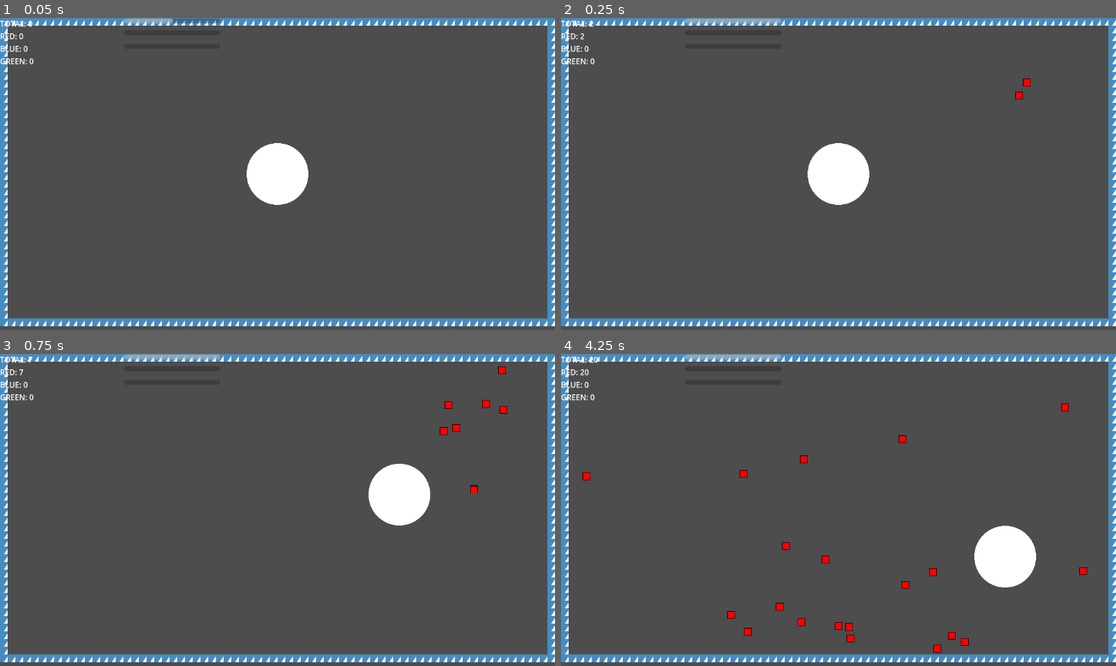
Above: before the commit, frames 1-4 (two rows, left to right).
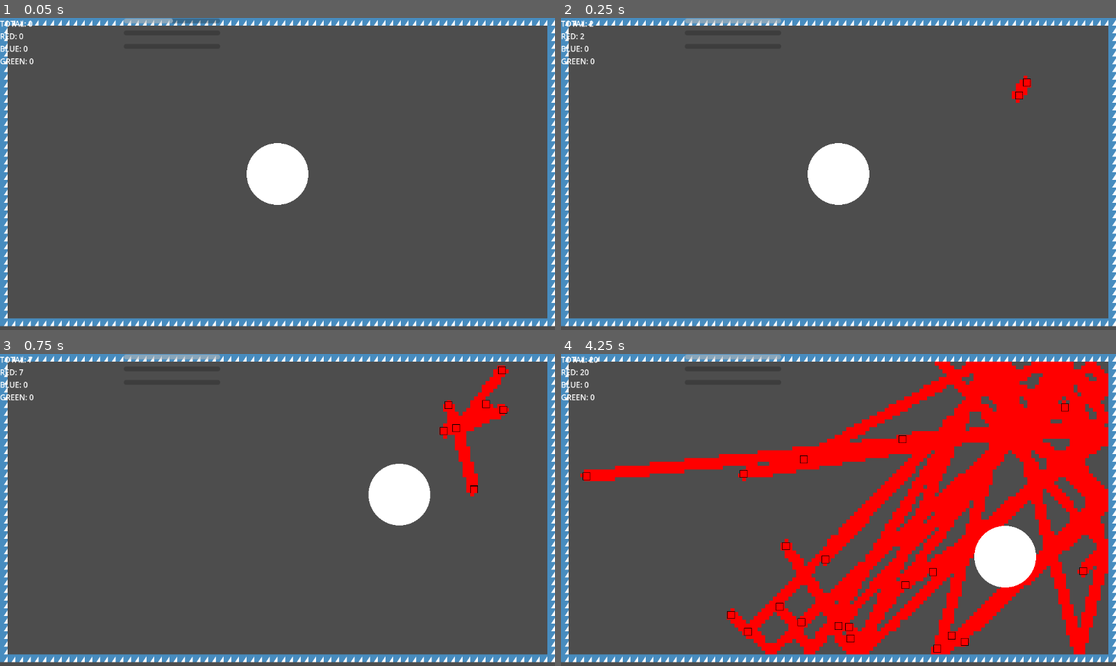
Above: after the commit, the same moments.

Repository: CWmain/island
Game: Godot game, scene res://scenes/main.tscn
Two runs of this game, one before a commit and one after it. Both use one fixed random seed, a clock stepped at 60 frames per second and the inputs below. The engine's default icon, where the game draws it, is replaced by a stand-in: a white triangle on a blue panel in a dark square.
Inputs (mouse positions are in pixels of both pictures, inside the frame that each line leads up to):
- Up to frame 1 (0.05 s): no input
- Up to frame 2 (0.25 s): no input
- Up to frame 3 (0.75 s): move the mouse to (399, 494) at 0.52 s; tap Mouse wheel down (CycleDown) at 0.6 s
- Up to frame 4 (4.25 s): move the mouse to (727, 525) at 1.27 s; tap Mouse wheel up (CycleUp) at 1.35, 2.85 s; move the mouse to (894, 441) at 2.02 s; tap Mouse wheel down (CycleDown) at 2.1, 3.6 s; move the mouse to (810, 572) at 2.77 s; move the mouse to (1005, 556) at 3.52 s

Frame 1 is identical in both runs. In frame 2, 0.1% of the frame differs, in the area x 81-85%, y 18-28%; in frame 3, 1.3%; in frame 4, 30%, in the area x 3-99%, y 2-97%.

Commit message:
Added comments to clarify what I will work on next, re-added trail and moved it beneath the world border to stop those pixels from appearing on the edge. Need create a fun interaction with the world space, currently feels extreamly low impact. That will be the main goal for tommorow

Diff:
--- a/objects/soliderManager/solider_manager.gd
+++ b/objects/soliderManager/solider_manager.gd
@@ -42,7 +42,7 @@
 		spawners[Solider.soliderColor.RED].orderSoliders(20)
 	if timer > 5 and !b:
 		b = true
-		spawners[Solider.soliderColor.BLUE].orderSoliders(10)
+		spawners[Solider.soliderColor.BLUE].orderSoliders(100)
 	if timer > 7 and !c:
 		c = true
 		spawners[Solider.soliderColor.GREEN].orderSoliders(30)
--- a/scenes/main.tscn
+++ b/scenes/main.tscn
@@ -8,6 +8,17 @@
 [ext_resource type="PackedScene" uid="uid://b88cvbbpgmfls" path="res://UI/solider_counter.tscn" id="4_jyhfs"]
 [ext_resource type="PackedScene" uid="uid://d2bg1h0guxdf4" path="res://objects/conversionZone/conversion_zone.tscn" id="5_tbgi4"]
 [ext_resource type="PackedScene" uid="uid://c7q4dvrm0i430" path="res://objects/immortalityField/immortality_field.tscn" id="6_tefeu"]
+
+[sub_resource type="TileSetAtlasSource" id="TileSetAtlasSource_tipki"]
+texture = ExtResource("2_o6xl0")
+texture_region_size = Vector2i(8, 8)
+0:0/0 = 0
+1:0/0 = 0
+2:0/0 = 0
+
+[sub_resource type="TileSet" id="TileSet_85g3d"]
+tile_size = Vector2i(8, 8)
+sources/0 = SubResource("TileSetAtlasSource_tipki")
 
 [sub_resource type="TileSetAtlasSource" id="TileSetAtlasSource_sugp2"]
 texture = ExtResource("2_0wfyh")
@@ -144,17 +155,6 @@
 physics_layer_0/collision_layer = 1
 sources/0 = SubResource("TileSetAtlasSource_sugp2")
 
-[sub_resource type="TileSetAtlasSource" id="TileSetAtlasSource_tipki"]
-texture = ExtResource("2_o6xl0")
-texture_region_size = Vector2i(8, 8)
-0:0/0 = 0
-1:0/0 = 0
-2:0/0 = 0
-
-[sub_resource type="TileSet" id="TileSet_85g3d"]
-tile_size = Vector2i(8, 8)
-sources/0 = SubResource("TileSetAtlasSource_tipki")
-
 [node name="Main" type="Node2D"]
 
 [node name="SoliderManager" parent="." node_paths=PackedStringArray("spawners") instance=ExtResource("1_tipki")]
@@ -164,13 +164,12 @@
 2: NodePath("../Green")
 }
 
+[node name="TrailPath" type="TileMapLayer" parent="."]
+tile_set = SubResource("TileSet_85g3d")
+
 [node name="TileMapLayer" type="TileMapLayer" parent="."]
 tile_map_data = PackedByteArray("AAAAAAAAAAADAAIAAAAAAAEAAAADAAIAAAAAAAIAAAADAAIAAAAAAAMAAAADAAIAAAAAAAQAAAADAAIAAAAAAA …(3440 unchanged characters)…
 tile_set = SubResource("TileSet_jyhfs")
-
-[node name="TrailPath" type="TileMapLayer" parent="."]
-visible = false
-tile_set = SubResource("TileSet_85g3d")
 
 [node name="Red" parent="." node_paths=PackedStringArray("trailMap") instance=ExtResource("3_sugp2")]
 position = Vector2(950, 157)
